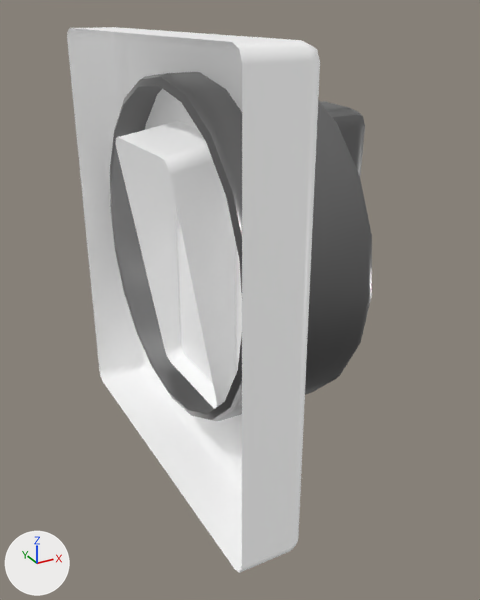
Renders of the glTF model models/fanswitch.glb from each side of a commit.
Rendered twice from a 50 mm camera at (-0.159, -0.374, 0.188) aimed at (0.036, -0.02, 0.011). Every picture has the same lights, and +X, +Y and +Z are marked at lower left. Where no turn or scale is listed for an object, it has been applied to the vertices.

In view in the first picture: 'GasStove3', 'OnSwitch2'.
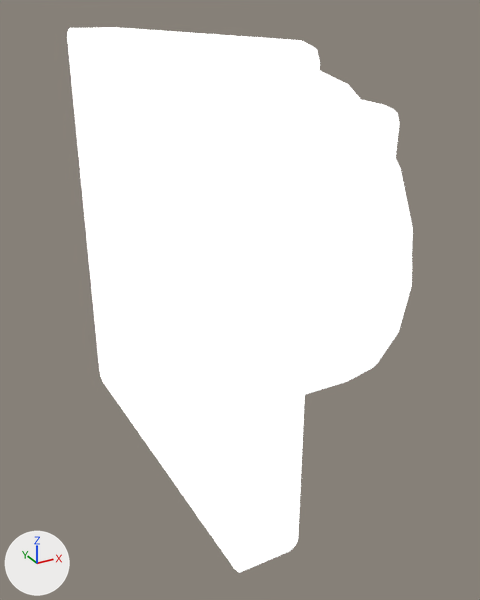
What changed in the scene script:
```text
Change mat_blinn9sg:
    mat_blinn9sg.emission_strength: 0.196 -> 1.0
Change mat_blinn40sg:
    mat_blinn40sg.base_color: (0.259, 0.259, 0.259) -> (1.0, 1.0, 1.0)  # grey #8b8b8b -> white #ffffff
    add mat_blinn40sg.emission_strength = 1.0
Change ob_gasstove3:
    ob_gasstove3.location: (0.055, -0.0098, 0.0359) -> (0.0833, -0.0098, 0.0359)
```

Boxes [x1, y1, x2, y2] around the edits, measured in the pictures (480 x 600 px):
'OnSwitch2', surface changed (grey to white): [67, 27, 320, 573] in both
'GasStove3', recoloured, surface changed, moved (grey to white): before [110, 72, 372, 421]; after [305, 71, 413, 395]
